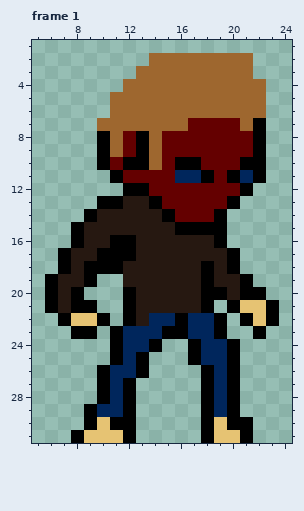
Edited in one commit: pixel-art file (aseperite textures/mainCharacter_mark2.ase). The picture above is the old version.
32x32 pixels, 2 frames. Shown: frame 1: x 5..24, y 1..31.
The result:
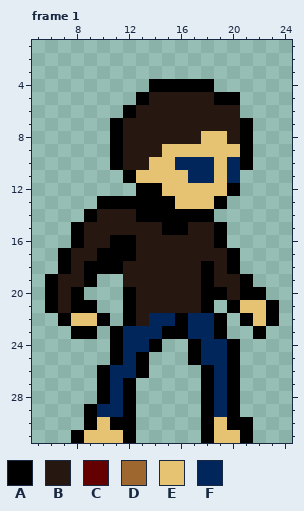
Palette (. is transparent): A #000000  B #261811  C #640000  D #9e672f  E #e6c373  F #00265c
Commit message: main character and running animation changes
The edit:
layer "Layer 3" removed
Changed rows in their new state; - is an unchanged pixel.
Frame 1:
first column x 10:
 2 ----........-
 3 ---.........-
 4 --..AAAAA....
 5 -..ABBBBBAA..
 6 -.ABBBBBBBB..
 7 .ABBBBBBBBBA.
 8 .ABBBBBBEEBA.
 9 .ABBBEEEEEEA.
10 .ABBEEFFFEF-.
11 -.AEEEE-FEF..
12 --.-AEEEEEA.-
13 --AA-AEEEA.--
14 ---AA-AAA.---
15 -----A-BB----
Changed places in both pictures, as pixel boxes (x1, y1, x2, y2):
changed: (97, 53, 266, 235)
